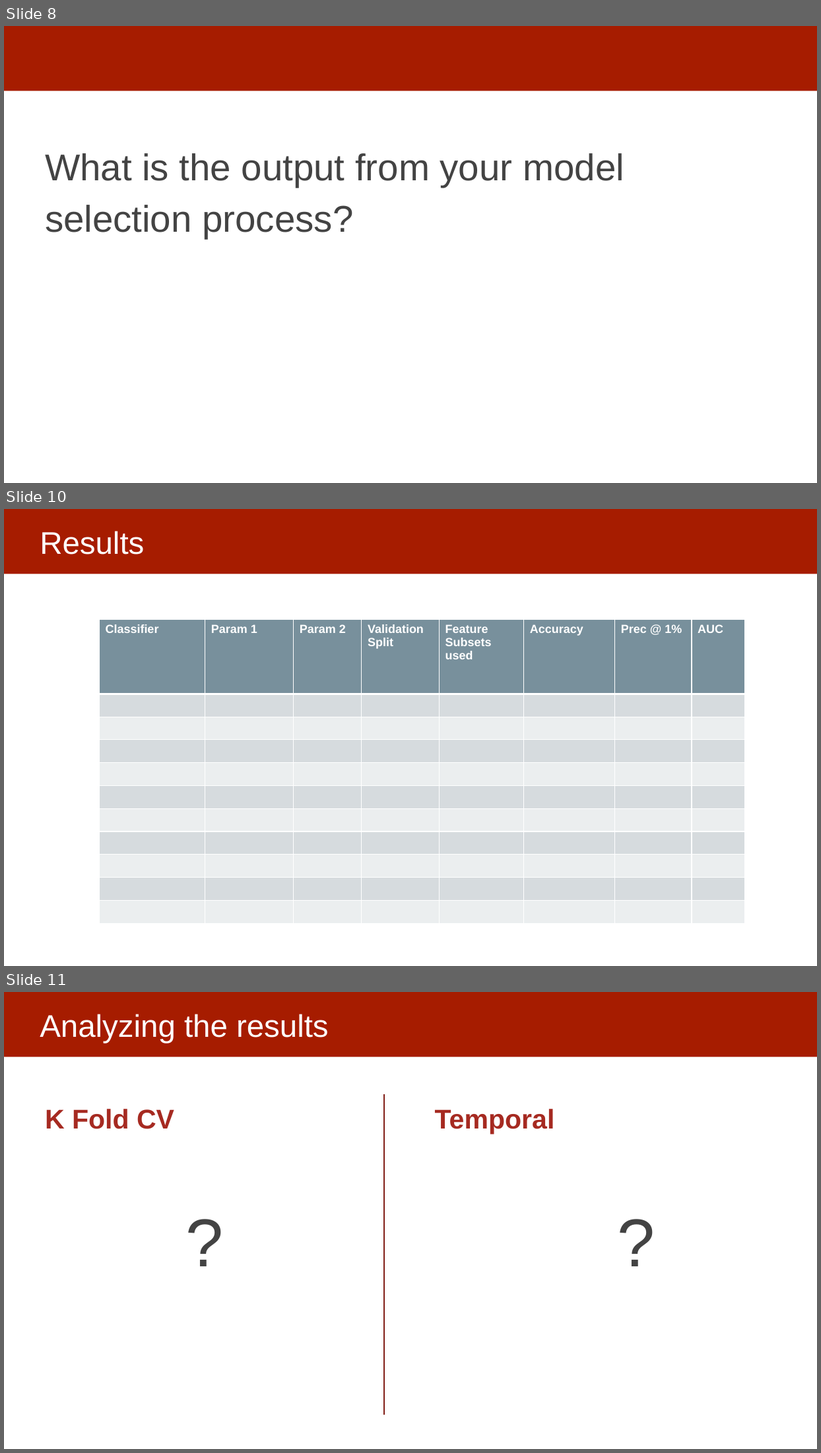
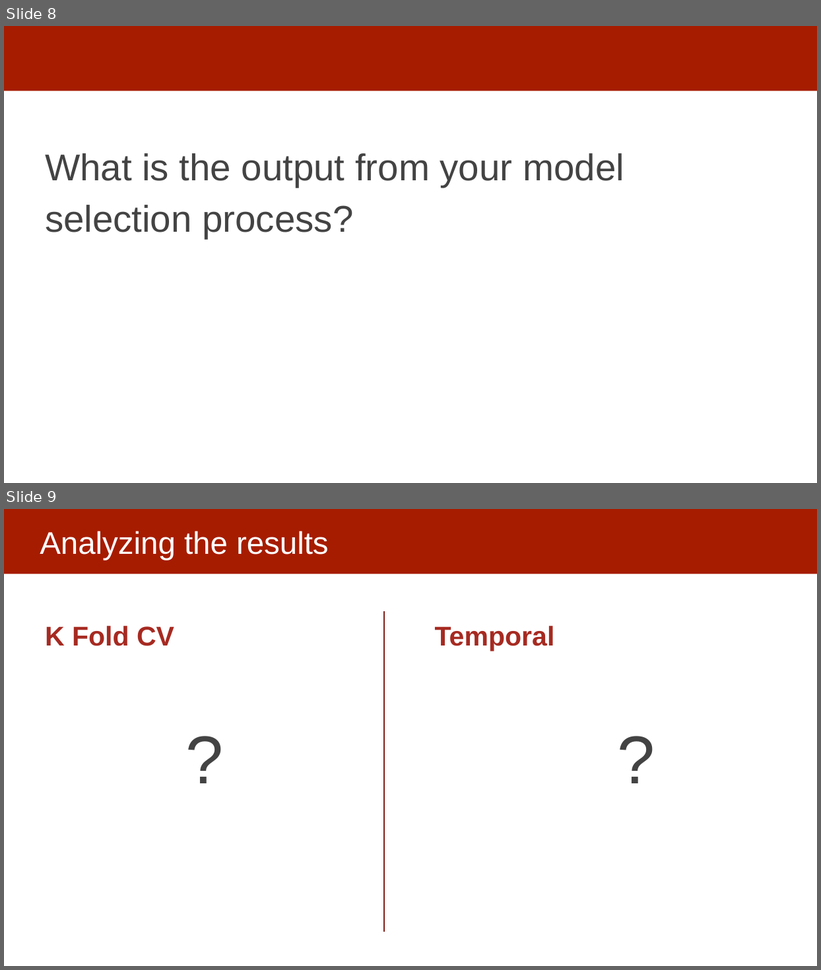
Before and after one commit to dssg/mlforpublicpolicylab, a slide deck: Lectures/15-ml-in-practice-and-model-selection-part-3.pptx. Shown one above the other, each under a label of ours: slides 8, 10 and 11 before the commit, slides 8 and 9 after it; the slides between them are not shown. The pictures are 821x1453 and 821x970 pixels, drawn with LibreOffice and Linux fonts; fonts in the diff are those of the drawing. Boxes give left, top, right and bottom in pixels: in the first picture for what was removed or moved away, otherwise in the second. Text is boxed around its words. In the diff, an @@ line names an element or a change of style, - is before the commit and + after.

```diff
--- a/Lectures/15-ml-in-practice-and-model-selection-part-3.pptx
+++ b/Lectures/15-ml-in-practice-and-model-selection-part-3.pptx
@@ slide 10 removed at (4,509,817,966), background #FFFFFF; not listed: 1 template element that a slide beside it also shows @@
@@ title removed at (40,531,144,555) @@
-Results
@@ table removed at (99,619,745,923), 11 rows, 8 columns @@
-Classifier | Param 1 | Param 2 | Validation Split | Feature Subsets used | Accuracy | Prec @ 1% | AUC
- |  |  |  |  |  |  | 
- |  |  |  |  |  |  | 
- |  |  |  |  |  |  | 
- |  |  |  |  |  |  | 
- |  |  |  |  |  |  | 
- |  |  |  |  |  |  | 
- |  |  |  |  |  |  | 
- |  |  |  |  |  |  | 
- |  |  |  |  |  |  | 
- |  |  |  |  |  |  | 
@@ what was slide 11 is now slide 9 @@
```
Also in this commit, not shown: 1 slide changed, 1 other slide removed.
